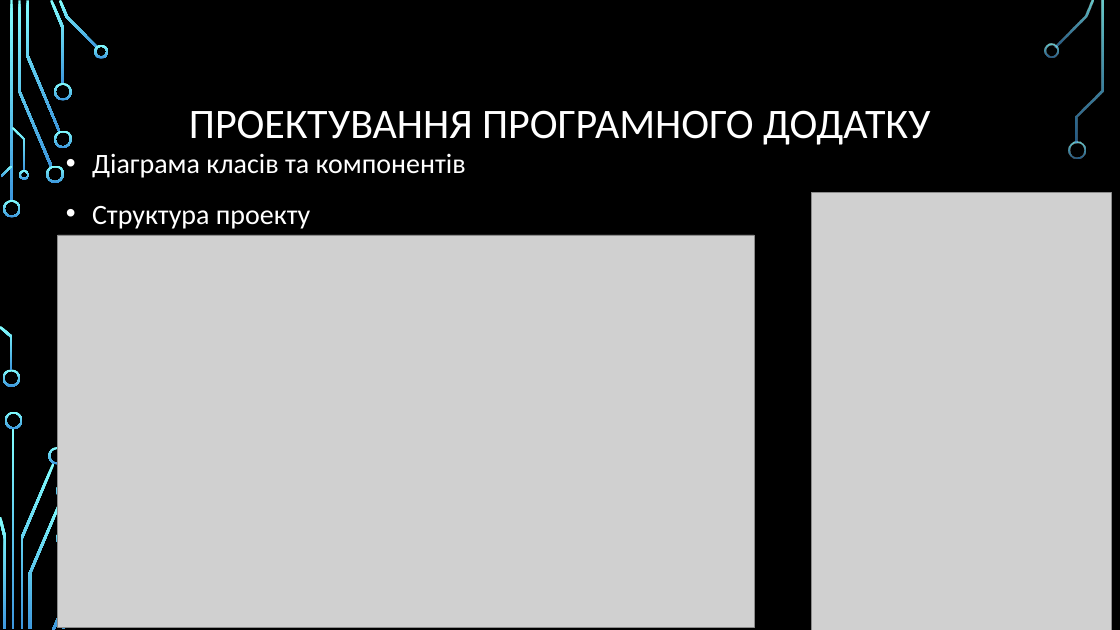
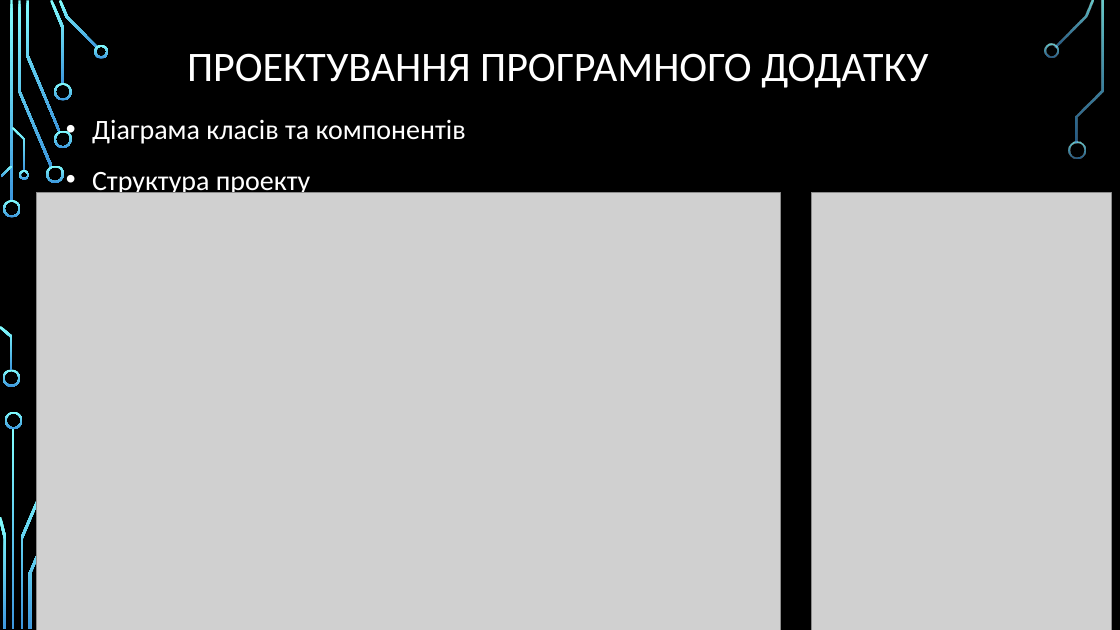
Before and after one commit to Raimhal/Fractator, a slide deck: slide 8 of Курсова презентація.pptx. Drawn at 1120x630 pixels with LibreOffice and Linux fonts; fonts in the diff are those of the drawing; grey boxes stand for pictures; background and template pictures are left out. Boxes give left, top, right and bottom in pixels: in the first picture for what was removed or moved away, otherwise in the second. Text is boxed around its words. In the diff, an @@ line names an element or a change of style, - is before the commit and + after.

```diff
--- a/Курсова презентація.pptx
+++ b/Курсова презентація.pptx
@@ title "ПРОЕКТУВАННЯ ПРОГРАМНОГО ДОДАТКУ": place and size @@
-title "ПРОЕКТУВАННЯ ПРОГРАМНОГО ДОДАТКУ" at [189, 110, 930, 145]
+title "ПРОЕКТУВАННЯ ПРОГРАМНОГО ДОДАТКУ" at [187, 53, 928, 88]
@@ text "Діаграма класів та компонентів": place and size @@
-text "Діаграма класів та компонентів" at [92, 153, 466, 229]
+text "Діаграма класів та компонентів" at [92, 119, 466, 197]
@@ picture: place and size @@
-picture at [58, 235, 755, 628]
+picture at [36, 192, 781, 630]
@@ freeform shape removed at [49, 447, 66, 465] @@
@@ freeform shape removed at [56, 482, 74, 500] @@
@@ freeform shape removed at [56, 529, 74, 547] @@
```
Also in this commit, not shown: 6 other slides changed, 5 other files.
